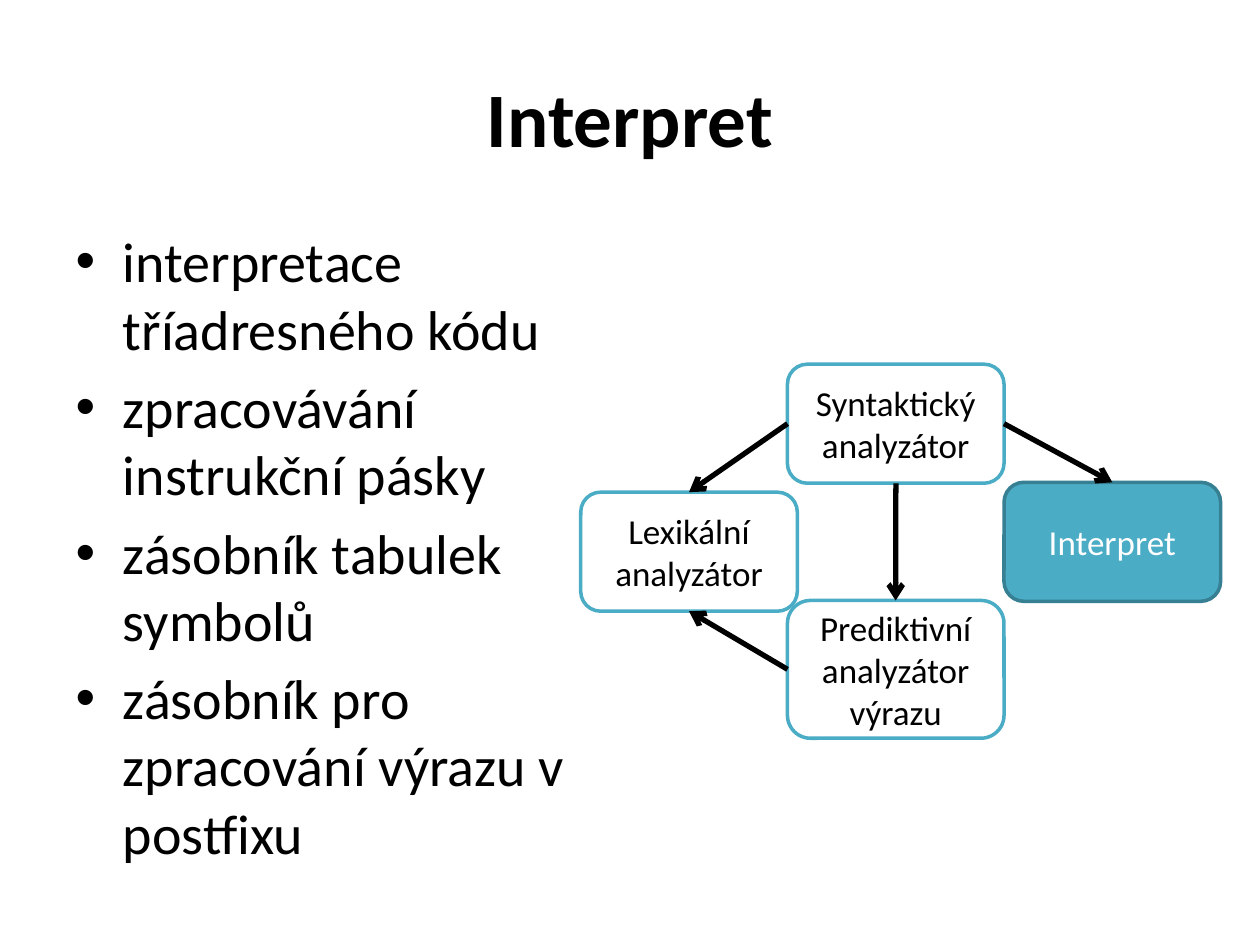
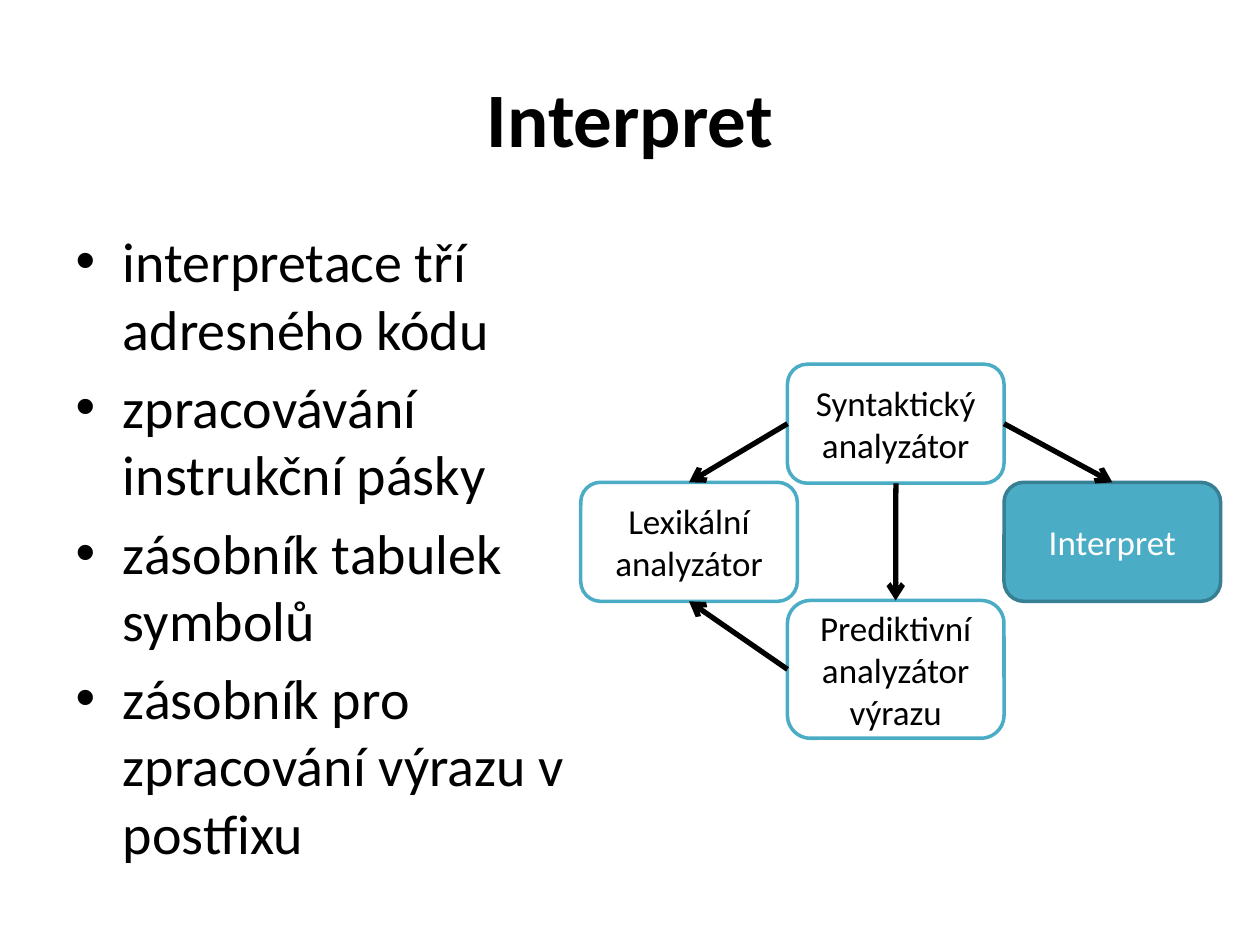
Before and after one commit to tehryn/Formal-languages, a slide deck: slide 9 of dokumentace/prezentace.pptx (slide 8 before the commit). Drawn at 1260x945 pixels with LibreOffice and Linux fonts; fonts in the diff are those of the drawing. Boxes give left, top, right and bottom in pixels: in the first picture for what was removed or moved away, otherwise in the second. Text is boxed around its words. In the diff, an @@ line names an element or a change of style, - is before the commit and + after.

```diff
--- a/dokumentace/prezentace.pptx
+++ b/dokumentace/prezentace.pptx
@@ text at [123,243,489,351]: spaces changed @@
-• interpretace tříadresného kódu
+• interpretace tří adresného kódu
@@ arrow moved from (788, 423) - (689, 493) to (788, 423) - (689, 483) @@
@@ rounded rectangle "Lexikální analyzátor": place and size @@
-rounded rectangle "Lexikální analyzátor" at [581,493,798,611]
+rounded rectangle "Lexikální analyzátor" at [581,483,798,601]
@@ arrow moved from (788, 669) - (689, 611) to (788, 669) - (689, 601) @@
```
Also in this commit, not shown: 7 other slides changed, 2 slides added.
